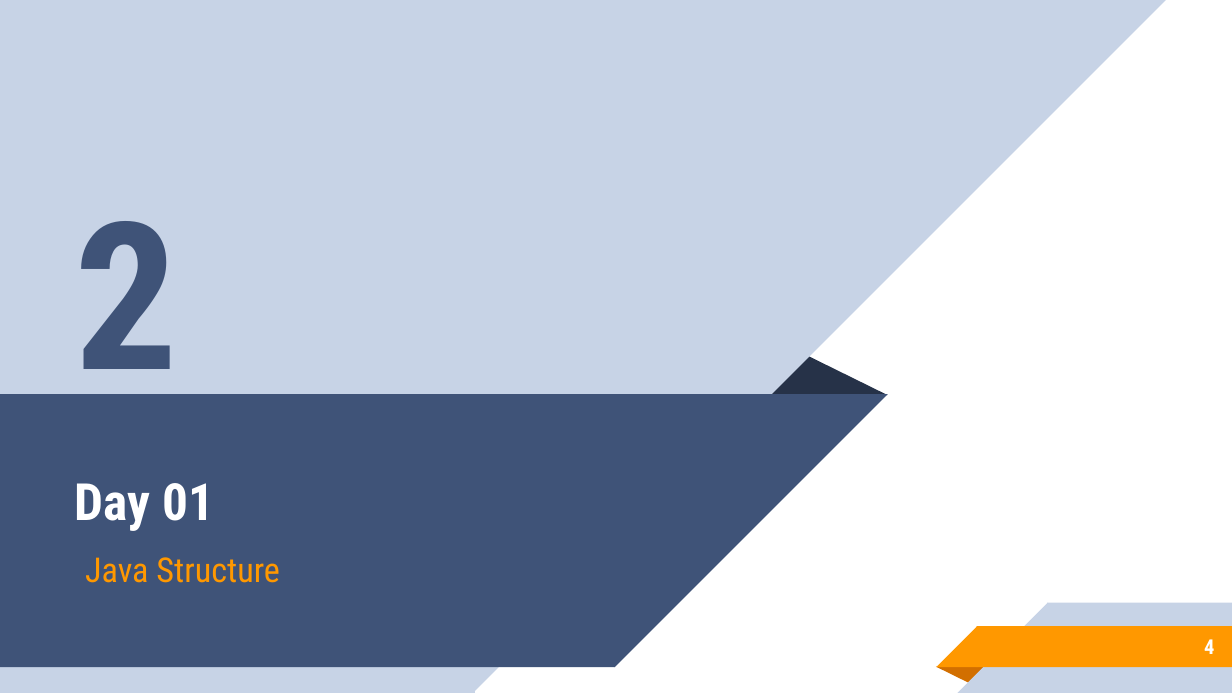
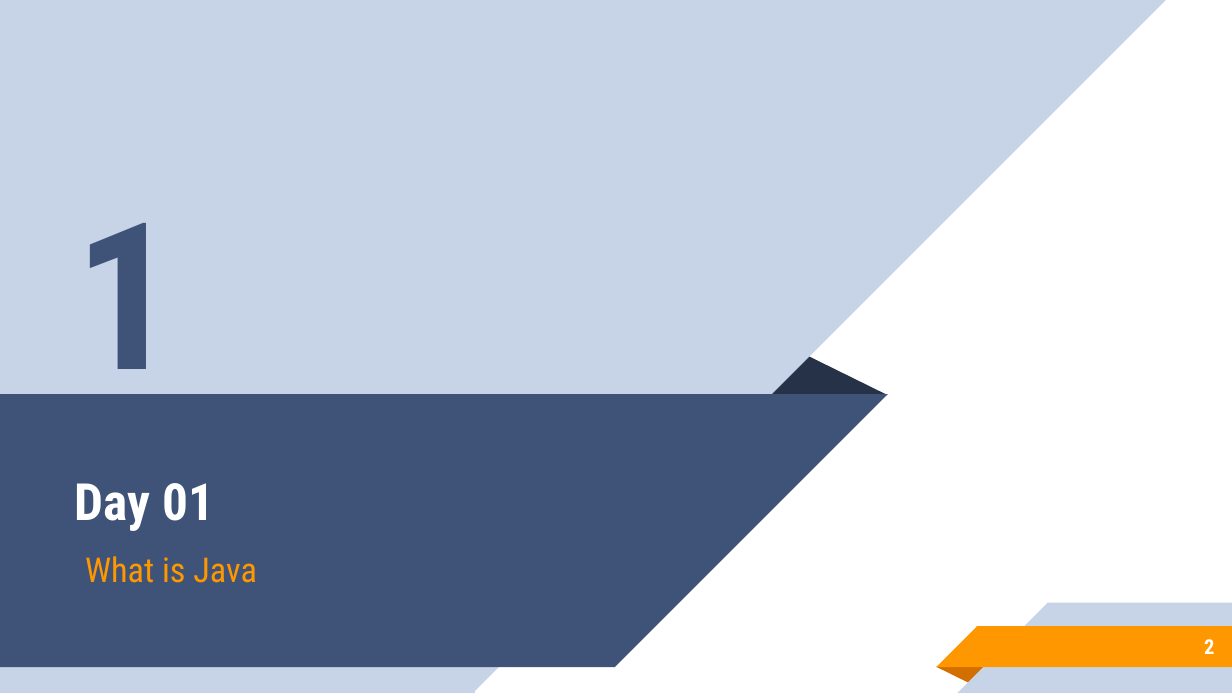
Before and after one commit to aronipurwanto/materi-xa, a slide deck: slide 2 of java/java-logic/Slide-Java-Logic-01.pptx (slide 4 before the commit). Drawn at 1232x693 pixels with LibreOffice and Linux fonts; fonts in the diff are those of the drawing. Boxes give left, top, right and bottom in pixels: in the first picture for what was removed or moved away, otherwise in the second. Text is boxed around its words. In the diff, an @@ line names an element or a change of style, - is before the commit and + after.

```diff
--- a/java/java-logic/Slide-Java-Logic-01.pptx
+++ b/java/java-logic/Slide-Java-Logic-01.pptx
@@ text at <box>75,223,179,415</box>: text changed @@
-2
+1
@@ subtitle at <box>85,556,257,583</box>: text changed @@
-Java Structure
+What is Java
@@ page number at <box>1204,639,1214,654</box>: text changed @@
-4
+2
```
Also in this commit, not shown: 22 other slides changed, 48 slides added, 9 slides removed, 16 other files.
